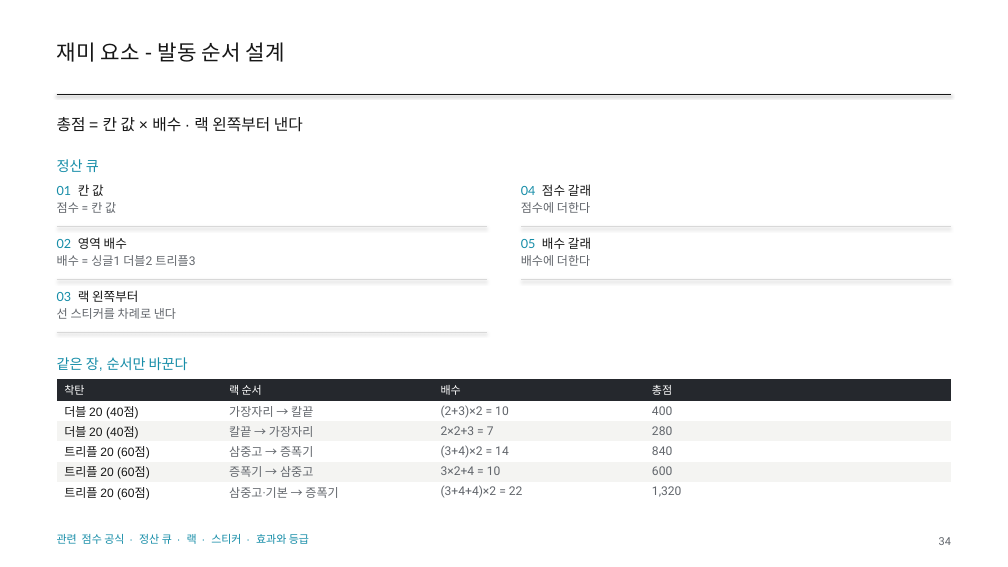
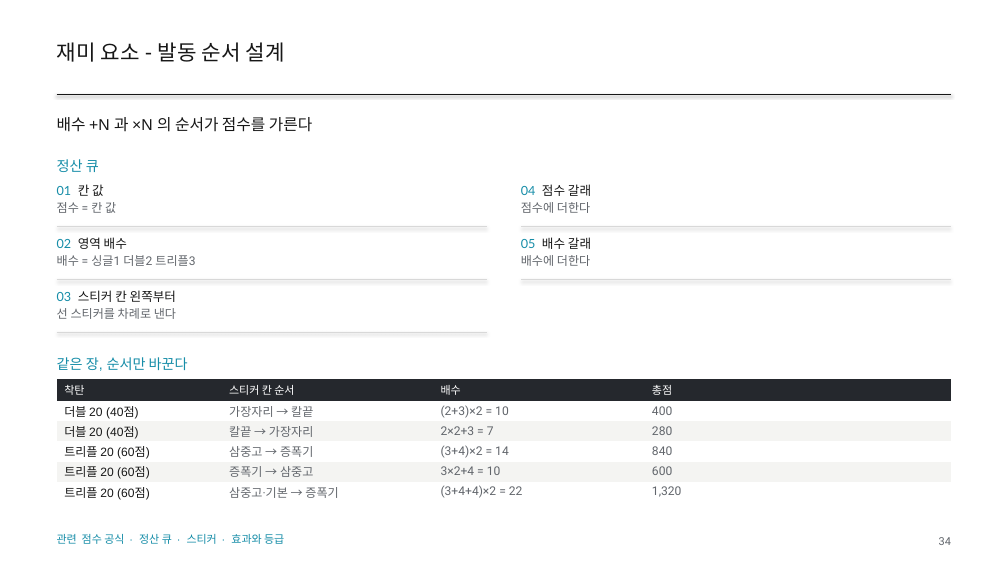
Before and after one commit to GGbong69/test-03, a slide deck: slide 34 of docs/HIGHTONE_기획서.pptx. Drawn at 1008x567 pixels with LibreOffice and Linux fonts; fonts in the diff are those of the drawing. Boxes give left, top, right and bottom in pixels: in the first picture for what was removed or moved away, otherwise in the second. Text is boxed around its words. In the diff, an @@ line names an element or a change of style, - is before the commit and + after.

```diff
--- a/docs/HIGHTONE_기획서.pptx
+++ b/docs/HIGHTONE_기획서.pptx
@@ text at [57,117,312,132]: text changed @@
-총점 = 칸 값 × 배수 · 랙 왼쪽부터 낸다
+배수 +N 과 ×N 의 순서가 점수를 가른다
@@ text at [57,290,176,302]: text changed @@
-03 랙 왼쪽부터
+03 스티커 칸 왼쪽부터
@@ table at [57,379,952,503] @@
-row 1, column 2: 랙 순서
+row 1, column 2: 스티커 칸 순서
@@ text at [57,534,284,544]: text changed @@
-관련 점수 공식 · 정산 큐 · 랙 · 스티커 · 효과와 등급
+관련 점수 공식 · 정산 큐 · 스티커 · 효과와 등급
```
Also in this commit, not shown: 37 other slides changed, 3 other files.
